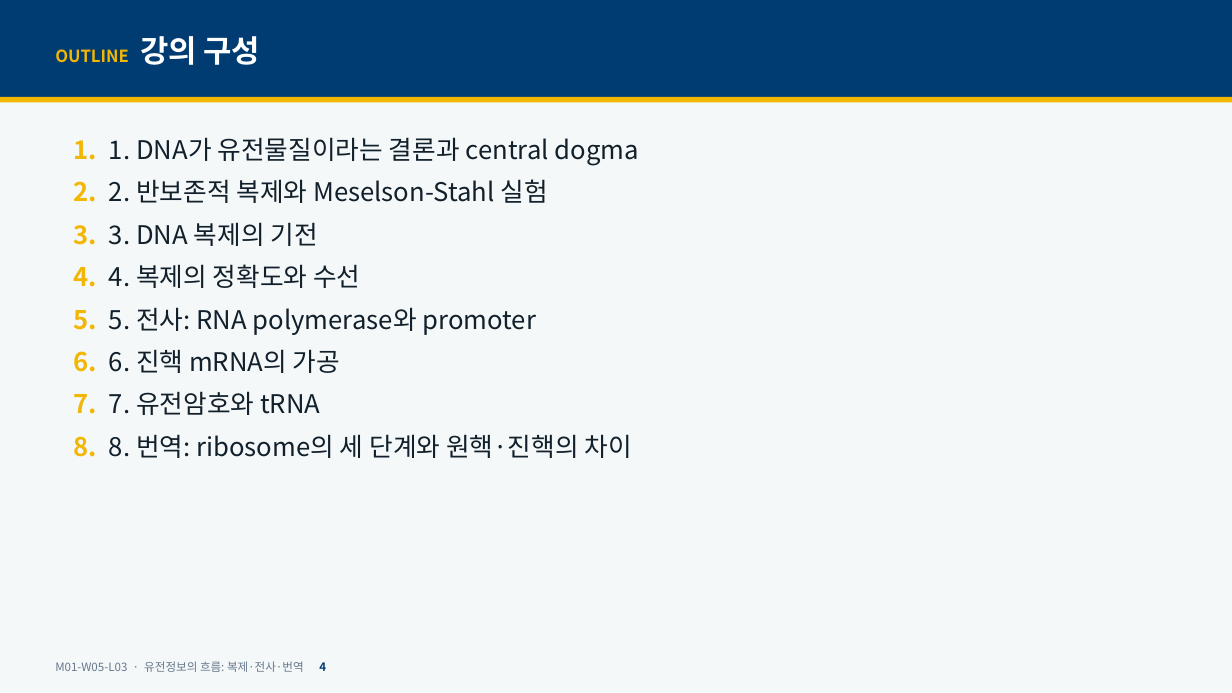
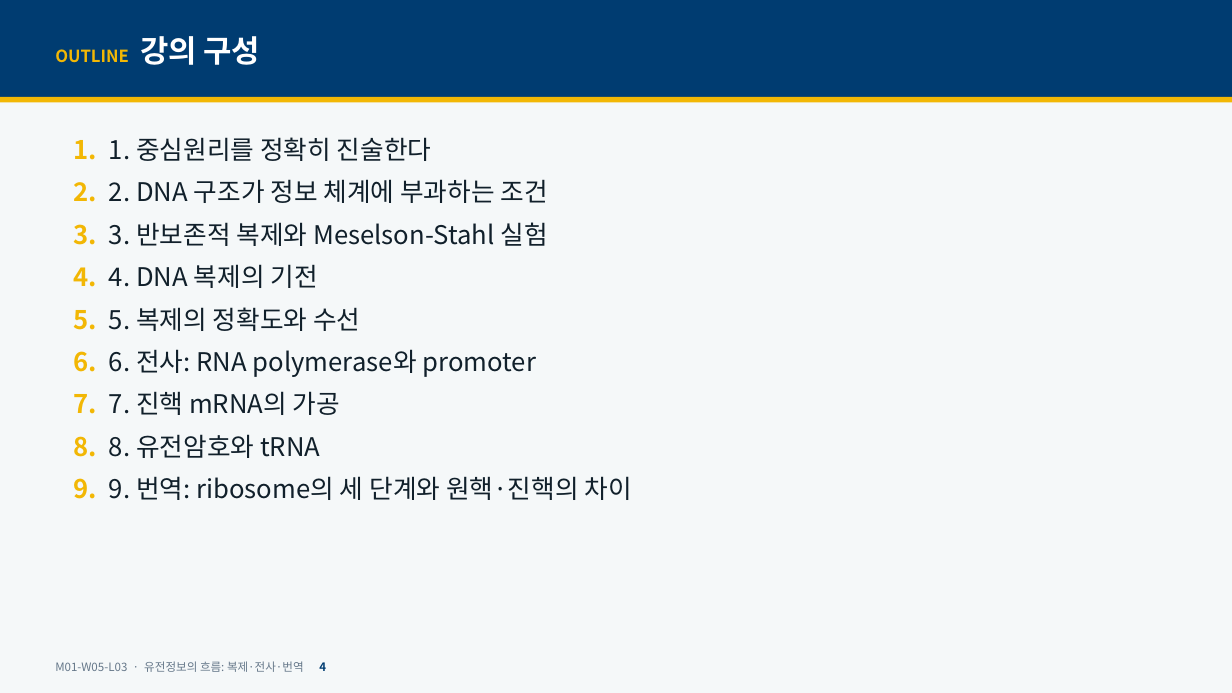
Before and after one commit to hoperiasd2/hoperiasd2.github.io, a slide deck: slide 4 of curriculum/M01/W05/L03/slides.pptx. Drawn at 1232x693 pixels with LibreOffice and Linux fonts; fonts in the diff are those of the drawing. Boxes give left, top, right and bottom in pixels: in the first picture for what was removed or moved away, otherwise in the second. Text is boxed around its words. In the diff, an @@ line names an element or a change of style, - is before the commit and + after.

```diff
--- a/curriculum/M01/W05/L03/slides.pptx
+++ b/curriculum/M01/W05/L03/slides.pptx
@@ text at (74,137,632,500): text changed @@
-1. 1. DNA가 유전물질이라는 결론과 central dogma
-2. 2. 반보존적 복제와 Meselson-Stahl 실험
-3. 3. DNA 복제의 기전
-4. 4. 복제의 정확도와 수선
-5. 5. 전사: RNA polymerase와 promoter
-6. 6. 진핵 mRNA의 가공
-7. 7. 유전암호와 tRNA
-8. 8. 번역: ribosome의 세 단계와 원핵·진핵의 차이
+1. 1. 중심원리를 정확히 진술한다
+2. 2. DNA 구조가 정보 체계에 부과하는 조건
+3. 3. 반보존적 복제와 Meselson-Stahl 실험
+4. 4. DNA 복제의 기전
+5. 5. 복제의 정확도와 수선
+6. 6. 전사: RNA polymerase와 promoter
+7. 7. 진핵 mRNA의 가공
+8. 8. 유전암호와 tRNA
+9. 9. 번역: ribosome의 세 단계와 원핵·진핵의 차이
```
Also in this commit, not shown: 39 other slides changed, 2 slides added, 3 other files.
